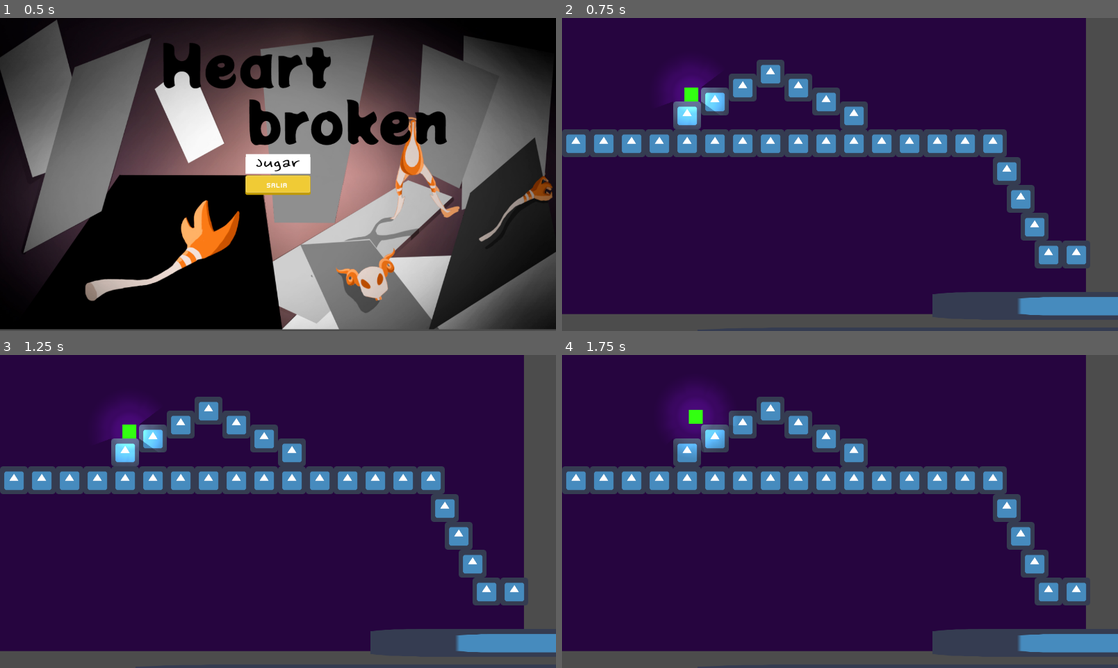
Above: before the commit, frames 1-4 (two rows, left to right).
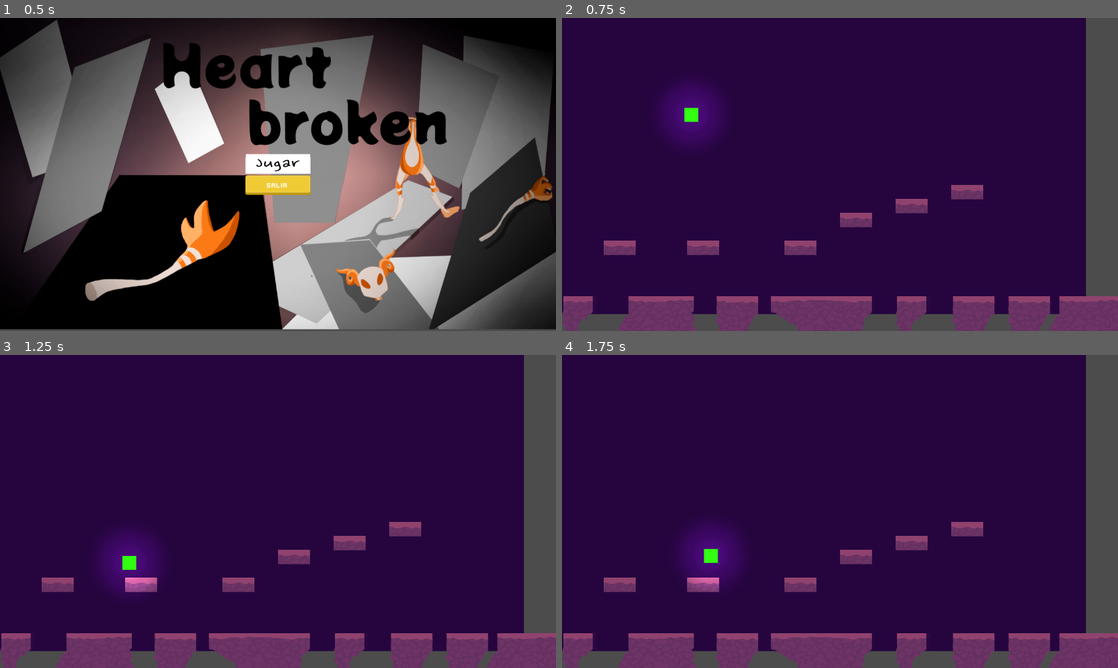
Above: after the commit, the same moments.

Repository: santyarellano/Shattered
Game: Godot game, scene res://Niveles/menuPrincipal.tscn
The game is run twice, just before and just after one commit, with the same random seed, the same clock (stepped at 60 frames per second) and the same inputs. The engine's default icon, where the game draws it, is replaced by a stand-in: a white triangle on a blue panel in a dark square.
Inputs (mouse positions are in pixels of both pictures, inside the frame that each line leads up to):
- Up to frame 1 (0.5 s): no input
- Up to frame 2 (0.75 s): click (840, 165) at 0.5 s
- Up to frame 3 (1.25 s): no input
- Up to frame 4 (1.75 s): hold Right (ui_right) from 1.28 s (still down); tap Space (ui_select) at 1.52 s

Frame 1 is identical in both runs. In frame 2, 23% of the frame differs, in the area x 0-100%, y 13-100%; in frame 3, 24%; in frame 4, 25%, in the area x 0-100%, y 10-100%.

Commit message:
banana

Diff:
--- a/Niveles/Level_with_lights.tscn
+++ b/Niveles/Level_with_lights.tscn
@@ -11,14 +11,14 @@
 [node name="background" type="Sprite" parent="."]
 modulate = Color( 0.686275, 0.243137, 0.992157, 1 )
 light_mask = 3
-position = Vector2( 630.577, 368.34 )
-scale = Vector2( 10.7034, 6.22593 )
+position = Vector2( 578.92, 355.741 )
+scale = Vector2( 13.5973, 6.02907 )
 z_index = -1
 texture = ExtResource( 1 )
 
 [node name="Player" parent="." instance=ExtResource( 2 )]
-position = Vector2( 268.133, -9.03819 )
-jump_power = -600
+position = Vector2( 151.858, 272.875 )
+jump_power = -500
 
 [node name="CanvasModulate" type="CanvasModulate" parent="."]
 color = Color( 0.27451, 0.27451, 0.27451, 1 )
--- a/Niveles/map1/map1.tscn
+++ b/Niveles/map1/map1.tscn
@@ -1,41 +1,156 @@
-[gd_scene load_steps=5 format=2]
+[gd_scene load_steps=17 format=2]
 
-[ext_resource path="res://icon.png" type="Texture" id=1]
+[ext_resource path="res://Img/nivel 1 tiles/platpiso1.png" type="Texture" id=1]
+[ext_resource path="res://Img/nivel 1 tiles/platpiso2.png" type="Texture" id=2]
+[ext_resource path="res://Img/nivel 1 tiles/platvol2.png" type="Texture" id=3]
+[ext_resource path="res://Img/nivel 1 tiles/platpiso3.png" type="Texture" id=4]
+[ext_resource path="res://Img/nivel 1 tiles/platpiso4.png" type="Texture" id=5]
 
-[sub_resource type="OccluderPolygon2D" id=1]
-cull_mode = 1
-polygon = PoolVector2Array( 128, 128, 0, 128, 0, 0, 128, 0 )
+[sub_resource type="OccluderPolygon2D" id=3]
+polygon = PoolVector2Array( 48, 5, 48, 82, 24, 105, 23, 122, 9, 136, 0, 160, 362, 160, 362, 145, 347, 135, 347, 119, 355, 109, 351, 99, 351, 84, 341, 75, 350, 69, 352, 1 )
 
-[sub_resource type="ConvexPolygonShape2D" id=2]
-points = PoolVector2Array( 128, 128, 0, 128, 0, 0, 128, 0 )
+[sub_resource type="ConvexPolygonShape2D" id=4]
+points = PoolVector2Array( 349, 3, 349, 69, 339, 74, 350, 89, 349, 101, 355, 109, 345, 122, 346, 135, 362, 148, 360, 160, 3, 156, 7, 137, 21, 124, 28, 102, 49, 80, 48, 0 )
 
-[sub_resource type="TileSet" id=3]
-0/name = "icon.png 0"
-0/texture = ExtResource( 1 )
-0/tex_offset = Vector2( 0, 0 )
-0/modulate = Color( 1, 1, 1, 1 )
-0/region = Rect2( 0, 0, 128, 128 )
-0/tile_mode = 0
-0/occluder_offset = Vector2( 0, 0 )
-0/occluder = SubResource( 1 )
-0/navigation_offset = Vector2( 0, 0 )
-0/shape_offset = Vector2( 0, 0 )
-0/shape_transform = Transform2D( 1, 0, 0, 1, 0, 0 )
-0/shape = SubResource( 2 )
-0/shape_one_way = false
-0/shape_one_way_margin = 1.0
-0/shapes = [ {
+[sub_resource type="OccluderPolygon2D" id=5]
+polygon = PoolVector2Array( 4, 0, 140, 2, 143, 69, 134, 81, 118, 88, 114, 102, 93, 108, 85, 123, 73, 134, 77, 159, 16, 160, 19, 149, 3, 128, 10, 110, 5, 94, 6, 87, 0, 79, 6, 70 )
+
+[sub_resource type="ConvexPolygonShape2D" id=6]
+points = PoolVector2Array( 143, 0, 143, 70, 134, 80, 119, 85, 114, 104, 90, 105, 85, 121, 73, 136, 77, 160, 15, 159, 13, 136, 2, 124, 10, 105, 4, 93, 7, 84, 1, 73, 7, 65, 5, 0 )
+
+[sub_resource type="OccluderPolygon2D" id=10]
+polygon = PoolVector2Array( 0, 2, 467, 0, 468, 73, 456, 81, 450, 94, 435, 97, 429, 107, 434, 125, 430, 132, 426, 136, 425, 161, 126, 161, 117, 131, 81, 122, 74, 110, 54, 101, 47, 93, 37, 94, 28, 79, 4, 74 )
+
+[sub_resource type="ConvexPolygonShape2D" id=11]
+points = PoolVector2Array( 467, 2, 468, 70, 453, 79, 450, 94, 439, 96, 427, 108, 434, 124, 424, 143, 423, 161, 124, 157, 110, 126, 77, 118, 72, 106, 56, 102, 52, 92, 36, 94, 27, 79, 0, 75, 1, 1 )
+
+[sub_resource type="OccluderPolygon2D" id=7]
+polygon = PoolVector2Array( 149, 66, 0, 66, 0, 0, 149, 0 )
+
+[sub_resource type="ConvexPolygonShape2D" id=8]
+points = PoolVector2Array( 149, 66, 0, 66, 0, 1, 149, 1 )
+
+[sub_resource type="OccluderPolygon2D" id=12]
+polygon = PoolVector2Array( 6, 2, 197, 2, 200, 22, 202, 78, 190, 86, 186, 93, 176, 106, 175, 117, 160, 130, 150, 162, 17, 164, 18, 152, 16, 142, 20, 135, 1, 120, 4, 109, 6, 99, 14, 96, 6, 76, 9, 72, 4, 64 )
+
+[sub_resource type="ConvexPolygonShape2D" id=13]
+points = PoolVector2Array( 6, 4, 196, 2, 198, 24, 198, 42, 200, 62, 200, 74, 187, 90, 178, 102, 174, 118, 160, 132, 149, 164, 18, 164, 18, 154, 21, 140, 4, 124, 2, 112, 17, 92, 6, 79, 6, 66 )
+
+[sub_resource type="TileSet" id=9]
+1/name = "platpiso2.png 1"
+1/texture = ExtResource( 2 )
+1/tex_offset = Vector2( 0, 0 )
+1/modulate = Color( 1, 1, 1, 1 )
+1/region = Rect2( 0, 0, 384, 160 )
+1/tile_mode = 0
+1/occluder_offset = Vector2( 0, 0 )
+1/occluder = SubResource( 3 )
+1/navigation_offset = Vector2( 0, 0 )
+1/shape_offset = Vector2( 0, 0 )
+1/shape_transform = Transform2D( 1, 0, 0, 1, 0, 0 )
+1/shape = SubResource( 4 )
+1/shape_one_way = false
+1/shape_one_way_margin = 1.0
+1/shapes = [ {
 "autotile_coord": Vector2( 0, 0 ),
 "one_way": false,
 "one_way_margin": 1.0,
-"shape": SubResource( 2 ),
+"shape": SubResource( 4 ),
 "shape_transform": Transform2D( 1, 0, 0, 1, 0, 0 )
 } ]
-0/z_index = 0
+1/z_index = 0
+2/name = "platpiso3.png 2"
+2/texture = ExtResource( 4 )
+2/tex_offset = Vector2( 0, 0 )
+2/modulate = Color( 1, 1, 1, 1 )
+2/region = Rect2( 0, 0, 160, 160 )
+2/tile_mode = 0
+2/occluder_offset = Vector2( 0, 0 )
+2/occluder = SubResource( 5 )
+2/navigation_offset = Vector2( 0, 0 )
+2/shape_offset = Vector2( 0, 0 )
+2/shape_transform = Transform2D( 1, 0, 0, 1, 0, 0 )
+2/shape = SubResource( 6 )
+2/shape_one_way = false
+2/shape_one_way_margin = 1.0
+2/shapes = [ {
+"autotile_coord": Vector2( 0, 0 ),
+"one_way": false,
+"one_way_margin": 1.0,
+"shape": SubResource( 6 ),
+"shape_transform": Transform2D( 1, 0, 0, 1, 0, 0 )
+} ]
+2/z_index = 0
+3/name = "platpiso4.png 3"
+3/texture = ExtResource( 5 )
+3/tex_offset = Vector2( 0, 0 )
+3/modulate = Color( 1, 1, 1, 1 )
+3/region = Rect2( 0, 1, 471, 163 )
+3/tile_mode = 0
+3/occluder_offset = Vector2( 0, 0 )
+3/occluder = SubResource( 10 )
+3/navigation_offset = Vector2( 0, 0 )
+3/shape_offset = Vector2( 0, 0 )
+3/shape_transform = Transform2D( 1, 0, 0, 1, 0, 0 )
+3/shape = SubResource( 11 )
+3/shape_one_way = false
+3/shape_one_way_margin = 1.0
+3/shapes = [ {
+"autotile_coord": Vector2( 0, 0 ),
+"one_way": false,
+"one_way_margin": 1.0,
+"shape": SubResource( 11 ),
+"shape_transform": Transform2D( 1, 0, 0, 1, 0, 0 )
+} ]
+3/z_index = 0
+4/name = "platvol2.png 4"
+4/texture = ExtResource( 3 )
+4/tex_offset = Vector2( 0, 0 )
+4/modulate = Color( 1, 1, 1, 1 )
+4/region = Rect2( 0, -1, 149, 66 )
+4/tile_mode = 0
+4/occluder_offset = Vector2( 0, 0 )
+4/occluder = SubResource( 7 )
+4/navigation_offset = Vector2( 0, 0 )
+4/shape_offset = Vector2( 0, 0 )
+4/shape_transform = Transform2D( 1, 0, 0, 1, 0, 0 )
+4/shape = SubResource( 8 )
+4/shape_one_way = false
+4/shape_one_way_margin = 1.0
+4/shapes = [ {
+"autotile_coord": Vector2( 0, 0 ),
+"one_way": false,
+"one_way_margin": 1.0,
+"shape": SubResource( 8 ),
+"shape_transform": Transform2D( 1, 0, 0, 1, 0, 0 )
+} ]
+4/z_index = 0
+5/name = "platpiso1.png 5"
+5/texture = ExtResource( 1 )
+5/tex_offset = Vector2( 0, 0 )
+5/modulate = Color( 1, 1, 1, 1 )
+5/region = Rect2( -1, -2, 204, 164 )
+5/tile_mode = 0
+5/occluder_offset = Vector2( 0, 0 )
+5/occluder = SubResource( 12 )
+5/navigation_offset = Vector2( 0, 0 )
+5/shape_offset = Vector2( 0, 0 )
+5/shape_transform = Transform2D( 1, 0, 0, 1, 0, 0 )
+5/shape = SubResource( 13 )
+5/shape_one_way = false
+5/shape_one_way_margin = 1.0
+5/shapes = [ {
+"autotile_coord": Vector2( 0, 0 ),
+"one_way": false,
+"one_way_margin": 1.0,
+"shape": SubResource( 13 ),
+"shape_transform": Transform2D( 1, 0, 0, 1, 0, 0 )
+} ]
+5/z_index = 0
 
 [node name="TileMap" type="TileMap"]
 scale = Vector2( 0.5, 0.5 )
-tile_set = SubResource( 3 )
-occluder_light_mask = 3
+tile_set = SubResource( 9 )
+occluder_light_mask = -2147483648
 format = 1
-tile_data = PoolIntArray( 196622, 0, 0, 262156, 0, 0, 262160, 0, 0, 327690, 0, 0, 327698, 0, 0, 393224, 0, 0, 393236, 0, 0, 524288, 0, 0, 524290, 0, 0, 524292, 0, 0, 524294, 0, 0, 524296, 0, 0, 524298, 0, 0, 524300, 0, 0, 524302, 0, 0, 524304, 0, 0, 524306, 0, 0, 524308, 0, 0, 524310, 0, 0, 524312, 0, 0, 524314, 0, 0, 524316, 0, 0, 524318, 0, 0, 655391, 0, 0, 786464, 0, 0, 917537, 0, 0, 1048610, 0, 0, 1048612, 0, 0 )
+tile_data = PoolIntArray( 589828, 0, 0, 786460, 4, 0, 851992, 4, 0, 917524, 4, 0, 1048579, 4, 0, 1048585, 4, 0, 1048592, 4, 0, 1310720, 2, 0, 1310724, 1, 0, 1310731, 5, 0, 1310735, 3, 0, 1310744, 2, 0, 1310748, 5, 0, 1310752, 5, 0, 1310755, 1, 0 )
Binary file added: Img/nivel 1 tiles/platpiso1.png
Not shown, added: Img/nivel 1 tiles/platpiso1.png.import
Binary file added: Img/nivel 1 tiles/platpiso2.png
Not shown, added: Img/nivel 1 tiles/platpiso2.png.import
Binary file added: Img/nivel 1 tiles/platpiso3.png
Not shown, added: Img/nivel 1 tiles/platpiso3.png.import
Binary file added: Img/nivel 1 tiles/platpiso4.png
Not shown, added: Img/nivel 1 tiles/platpiso4.png.import
Binary file added: Img/nivel 1 tiles/platpiso5.png
Not shown, added: Img/nivel 1 tiles/platpiso5.png.import
Binary file added: Img/nivel 1 tiles/platpiso6.png
Not shown, added: Img/nivel 1 tiles/platpiso6.png.import
(and 10 more such lines)
